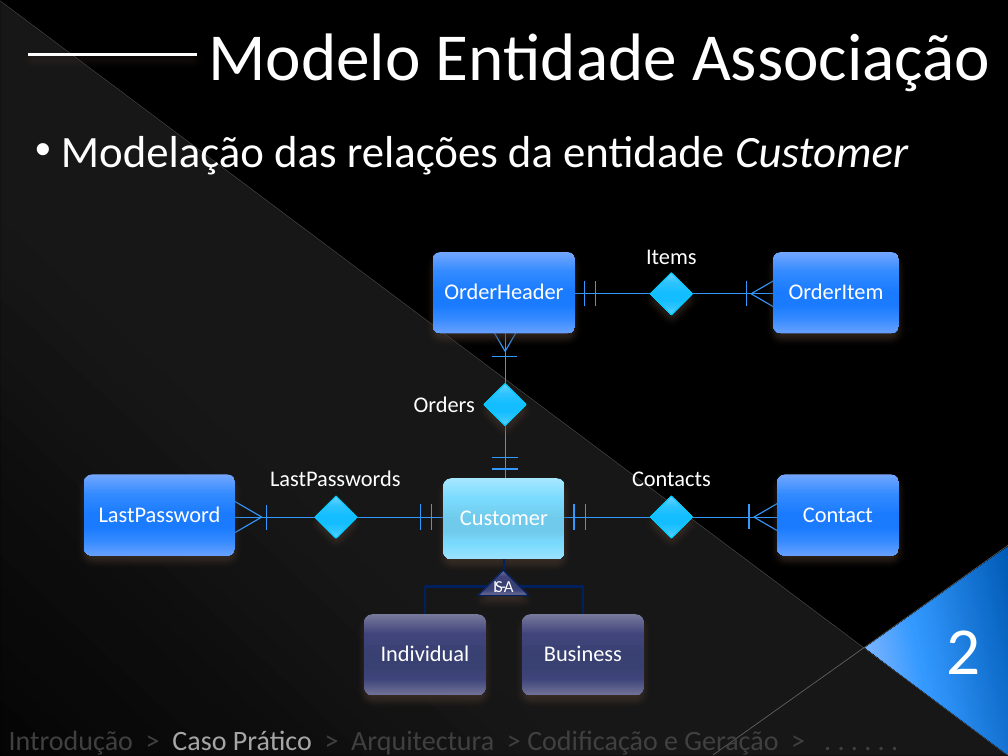
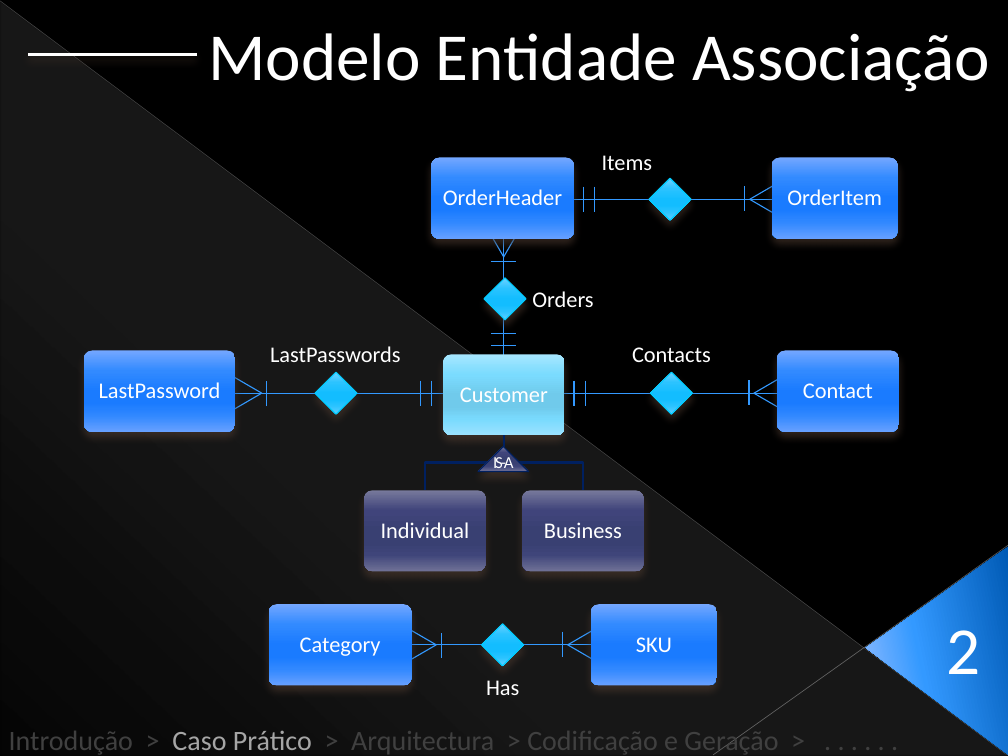
Before and after one commit to Netivski/projectoseminario, a slide deck: slide 14 of Apresentação Final/Presentation Sketch.pptx. Drawn at 1008x756 pixels with LibreOffice and Linux fonts; fonts in the diff are those of the drawing. Boxes give left, top, right and bottom in pixels: in the first picture for what was removed or moved away, otherwise in the second. Text is boxed around its words. In the diff, an @@ line names an element or a change of style, - is before the commit and + after.

```diff
--- a/Apresentação Final/Presentation Sketch.pptx
+++ b/Apresentação Final/Presentation Sketch.pptx
@@ text removed at (61, 136, 908, 175) @@
-• Modelação das relações da entidade Customer
@@ text "Items": place and size @@
-text "Items" at (646, 249, 697, 264)
+text "Items" at (602, 155, 653, 170)
@@ 5 lines, 2 texts, 2 triangles, 2 rounded rectangles, 1 diamond: place and size @@
-5 lines, 2 texts, 2 triangles, 2 rounded rectangles, 1 diamond at (432, 252, 899, 356)
+5 lines, 2 texts, 2 triangles, 2 rounded rectangles, 1 diamond at (431, 157, 898, 262)
@@ diamond: place and size @@
-diamond at (484, 384, 526, 426)
+diamond at (484, 278, 526, 321)
@@ text "Orders": place and size @@
-text "Orders" at (414, 396, 475, 412)
+text "Orders" at (532, 291, 593, 307)
@@ 11 lines, 7 texts, 5 rounded rectangles, 3 triangles, 2 diamonds, 2 freeform shapes: place and size @@
-11 lines, 7 texts, 5 rounded rectangles, 3 triangles, 2 diamonds, 2 freeform shapes at (84, 320, 899, 695)
+11 lines, 7 texts, 5 rounded rectangles, 3 triangles, 2 diamonds, 2 freeform shapes at (84, 196, 899, 571)
@@ rounded rectangle added at (269, 604, 412, 685), fill gradient #75A9FF to #3389FF to #1B7CFF to #3188FF to #67A1FF @@
@@ triangle added at (399, 623, 436, 666), outline #3399FF 0.79 pt @@
@@ diamond added at (482, 624, 524, 666), fill gradient #71D2FF to #2CC4FF to #14BDFF to #2AC3FF to #63CEFF, outline #00CCFF 0.79 pt @@
@@ triangle added at (568, 623, 605, 666), outline #3399FF 0.79 pt @@
@@ rounded rectangle added at (591, 604, 717, 685), fill gradient #75A9FF to #3389FF to #1B7CFF to #3188FF to #67A1FF @@
@@ text added at (300, 637, 381, 656), 16 pt, text #FFFFFF @@
+Category
@@ line added from (367, 645) to (644, 645), #3399FF 0.79 pt @@
@@ line added from (442, 658) to (442, 633), #3399FF 0.79 pt @@
@@ line added from (562, 632) to (562, 657), #3399FF 0.79 pt @@
@@ text added at (636, 637, 672, 652), 16 pt, text #FFFFFF @@
+SKU
@@ text added at (486, 680, 519, 695), 16 pt, text #FFFFFF @@
+Has
```
Also in this commit, not shown: 5 other slides changed, 1 slide removed, 1 other file.
